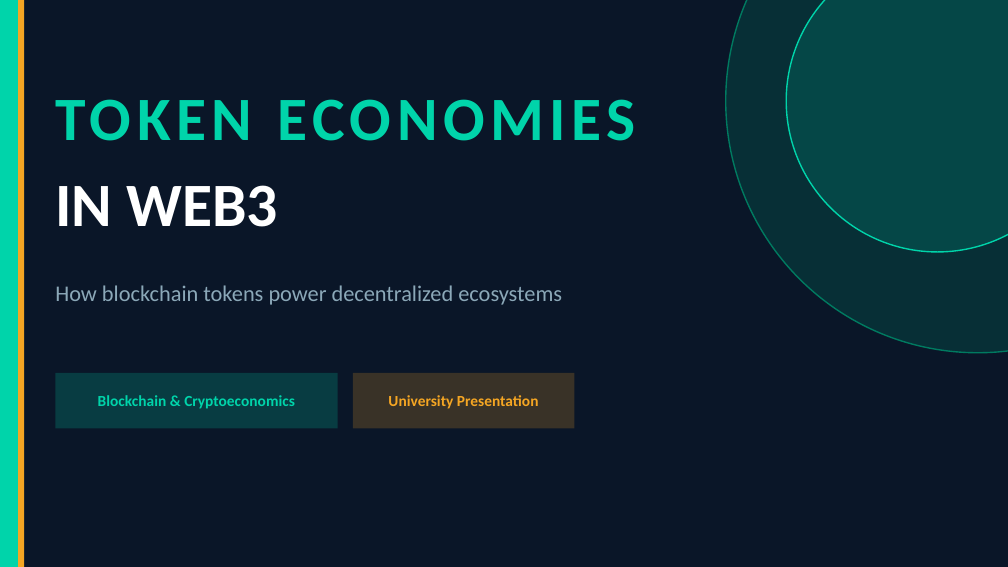
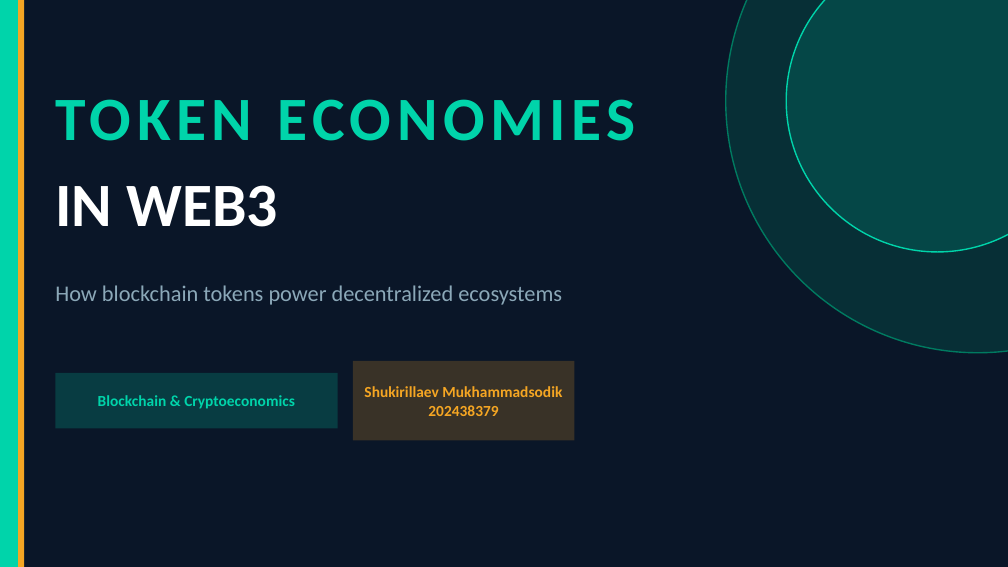
Before and after one commit to McLight-Note/Introduction-to-BlockChain, a slide deck: slide 1 of token_economies.pptx. Drawn at 1008x567 pixels with LibreOffice and Linux fonts; fonts in the diff are those of the drawing. Boxes give left, top, right and bottom in pixels: in the first picture for what was removed or moved away, otherwise in the second. Text is boxed around its words. In the diff, an @@ line names an element or a change of style, - is before the commit and + after.

```diff
--- a/token_economies.pptx
+++ b/token_economies.pptx
@@ rectangle: place and size @@
-rectangle at (353,373,575,428)
+rectangle at (353,361,575,440)
@@ text at (364,386,562,416): text changed @@
-University Presentation
+Shukirillaev Mukhammadsodik
+202438379
```
Also in this commit, not shown: 13 other slides changed.
